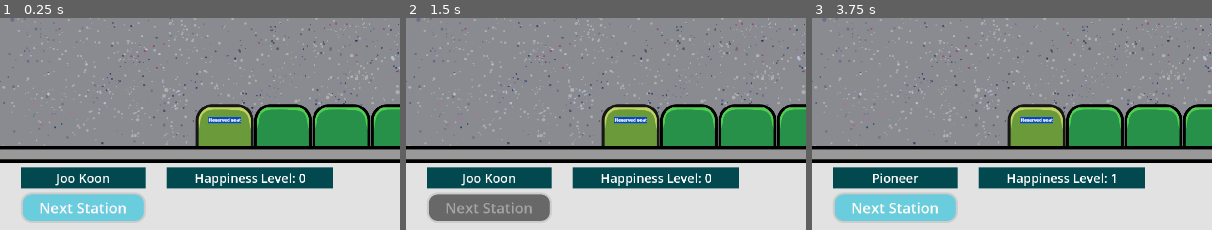
Above: before the commit, frames 1-3 (left to right).
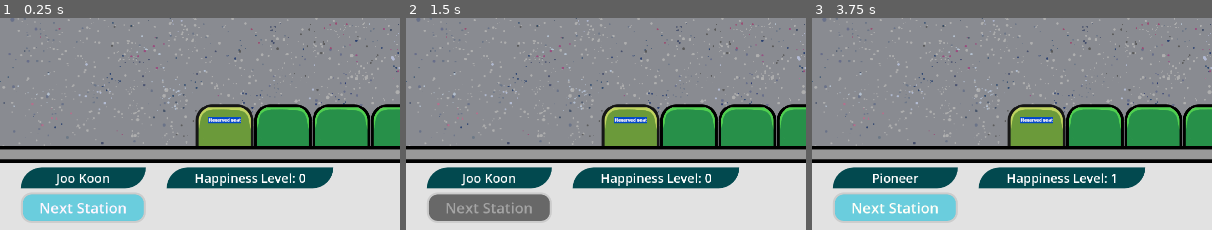
Above: after the commit, the same moments.

Repository: Jagureo/HeritageJam2025
Game: Godot game, scene res://Scenes/game.tscn
The game is run twice, just before and just after one commit, with the same random seed, the same clock (stepped at 60 frames per second) and the same inputs.
Inputs (mouse positions are % of the whole screen's width and height, from its top left):
- Up to frame 1 (0.25 s): no input
- Up to frame 2 (1.5 s): click "Next Station" at 0.5 s; tap Enter at 1.25 s; move the mouse to (28, 34) at 1.27 s; click (28, 34) at 1.35 s
- Up to frame 3 (3.75 s): tap Space at 2, 3.5 s; move the mouse to (35, 34) at 2.02 s; tap 0 at 2.1, 3.6 s; tap Enter at 2.75 s; move the mouse to (43, 34) at 2.77 s; click (43, 34) at 2.85 s; move the mouse to (50, 34) at 3.52 s
The pictures show only the part of the screen within x 0-50%, y 50-100%; the shares and areas given below are measured in that part.

The runs differ from the first frame. In frame 1, 0.6% of the frame differs, in the area x 5-84%, y 70-81%; in frame 2, 0.6%; in frame 3, 0.6%.

Commit message:
Updated ColorRect to Panel

Diff:
--- a/HGJ/Scenes/UI/game_ui.tscn
+++ b/HGJ/Scenes/UI/game_ui.tscn
@@ -1,7 +1,17 @@
-[gd_scene load_steps=8 format=3 uid="uid://5ln5jieeyw4b"]
+[gd_scene load_steps=10 format=3 uid="uid://5ln5jieeyw4b"]
 
 [ext_resource type="Script" uid="uid://bj1d6mvillccq" path="res://Scripts/UI/gameUI.gd" id="1_vo2tu"]
 [ext_resource type="Script" uid="uid://cign7xud1xsnv" path="res://Scripts/UI/versionNumber.gd" id="2_5b8pf"]
+
+[sub_resource type="StyleBoxFlat" id="StyleBoxFlat_vo2tu"]
+bg_color = Color(0.00784314, 0.286275, 0.309804, 1)
+corner_radius_top_left = 100
+corner_radius_bottom_right = 100
+
+[sub_resource type="StyleBoxFlat" id="StyleBoxFlat_plf53"]
+bg_color = Color(0.00784314, 0.286275, 0.309804, 1)
+corner_radius_top_left = 100
+corner_radius_bottom_right = 100
 
 [sub_resource type="StyleBoxEmpty" id="StyleBoxEmpty_vo2tu"]
 
@@ -62,13 +72,13 @@
 grow_vertical = 2
 mouse_filter = 2
 
-[node name="Sign" type="ColorRect" parent="MainScreen"]
+[node name="Sign" type="Panel" parent="MainScreen"]
 layout_mode = 0
 offset_left = 50.0
 offset_top = 930.0
 offset_right = 350.0
 offset_bottom = 980.0
-color = Color(0.00784314, 0.286275, 0.309804, 1)
+theme_override_styles/panel = SubResource("StyleBoxFlat_vo2tu")
 
 [node name="Station_Label" type="Label" parent="MainScreen/Sign"]
 layout_mode = 1
@@ -88,13 +98,13 @@
 horizontal_alignment = 1
 script = ExtResource("2_5b8pf")
 
-[node name="Sign2" type="ColorRect" parent="MainScreen"]
+[node name="Sign2" type="Panel" parent="MainScreen"]
 layout_mode = 0
 offset_left = 400.0
 offset_top = 930.0
 offset_right = 800.0
 offset_bottom = 980.0
-color = Color(0.00784314, 0.286275, 0.309804, 1)
+theme_override_styles/panel = SubResource("StyleBoxFlat_plf53")
 
 [node name="Happniess_Level" type="Label" parent="MainScreen/Sign2"]
 layout_mode = 1
